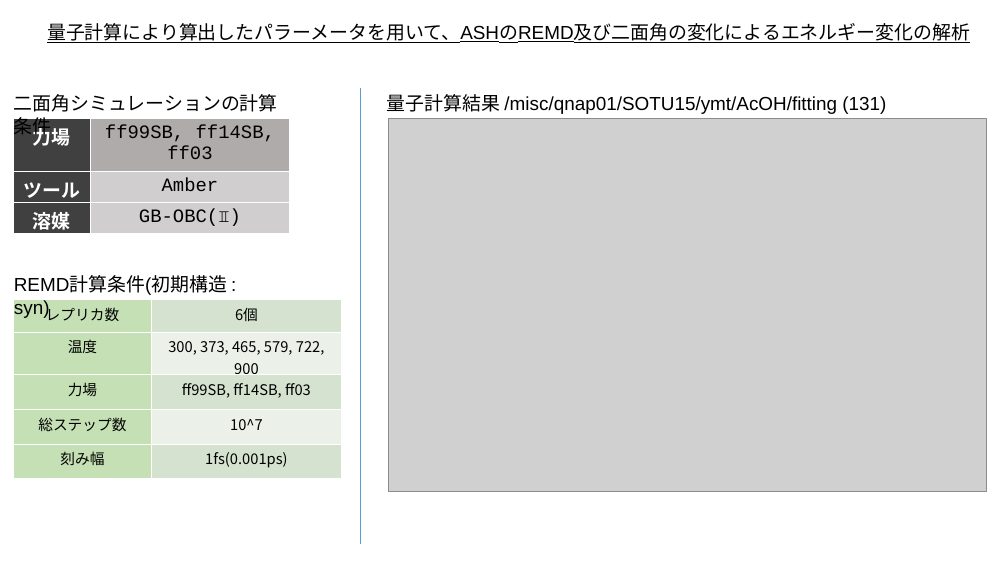
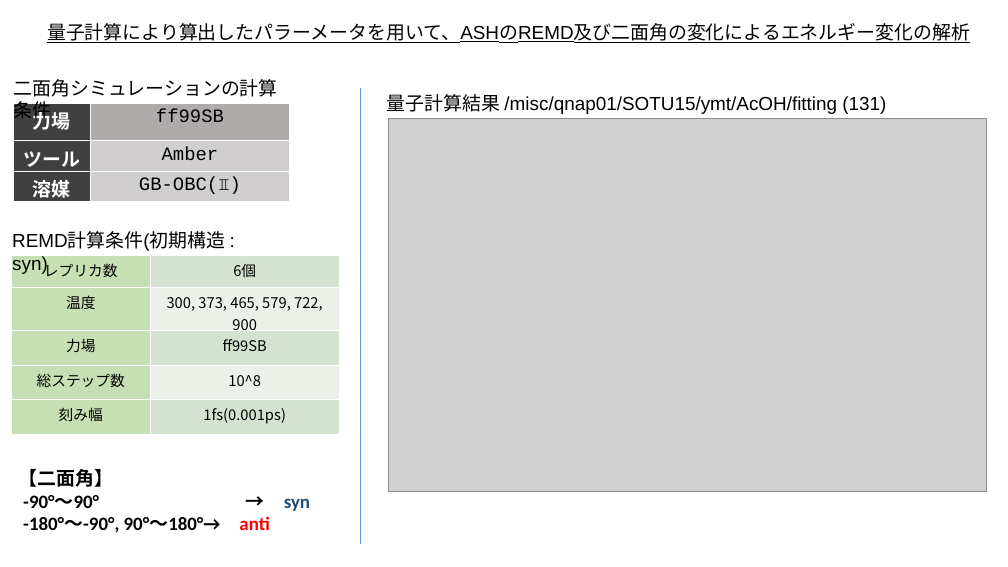
Before and after one commit to Onadius/Python_Labo, a slide deck: slide 7 of lab/SOTSURON/all_data/miyawaki_shintyoku_final_lab.pptx (slide 4 before the commit). Drawn at 1008x567 pixels with LibreOffice and Linux fonts; fonts in the diff are those of the drawing; grey boxes stand for pictures. Boxes give left, top, right and bottom in pixels: in the first picture for what was removed or moved away, otherwise in the second. Text is boxed around its words. In the diff, an @@ line names an element or a change of style, - is before the commit and + after.

Commit message:
ff99SBにてシミュレーション及びデータの収集

```diff
--- a/lab/SOTSURON/all_data/miyawaki_shintyoku_final_lab.pptx
+++ b/lab/SOTSURON/all_data/miyawaki_shintyoku_final_lab.pptx
@@ text "二面角シミュレーションの計算条件": place and size @@
-text "二面角シミュレーションの計算条件" at [14, 94, 278, 139]
+text "二面角シミュレーションの計算条件" at [14, 79, 278, 123]
@@ table at [14, 104, 290, 206] @@
-row 1, column 2: ff99SB, ff14SB, ff03
+row 1, column 2: ff99SB
@@ table: place and size @@
-table at [14, 119, 290, 234]
+table at [14, 104, 290, 206]
@@ text "REMD計算条件(初期構造 : syn)": place and size @@
-text "REMD計算条件(初期構造 : syn)" at [14, 276, 227, 318]
+text "REMD計算条件(初期構造 : syn)" at [12, 232, 225, 274]
@@ table at [11, 256, 340, 435] @@
-row 3, column 2: ff99SB, ff14SB, ff03
+row 3, column 2: ff99SB
-row 4, column 2: 10^7
+row 4, column 2: 10^8
@@ table: place and size @@
-table at [14, 299, 342, 479]
+table at [11, 256, 340, 435]
@@ text added at [19, 469, 269, 533], 18 pt, text #000000, bold @@
+【二面角】
+-90°～90° → syn
+-180°～-90°, 90°～180°→ anti
```
Also in this commit, not shown: 9 other slides changed, 14 slides added, 1 slide removed, 13 other files.
